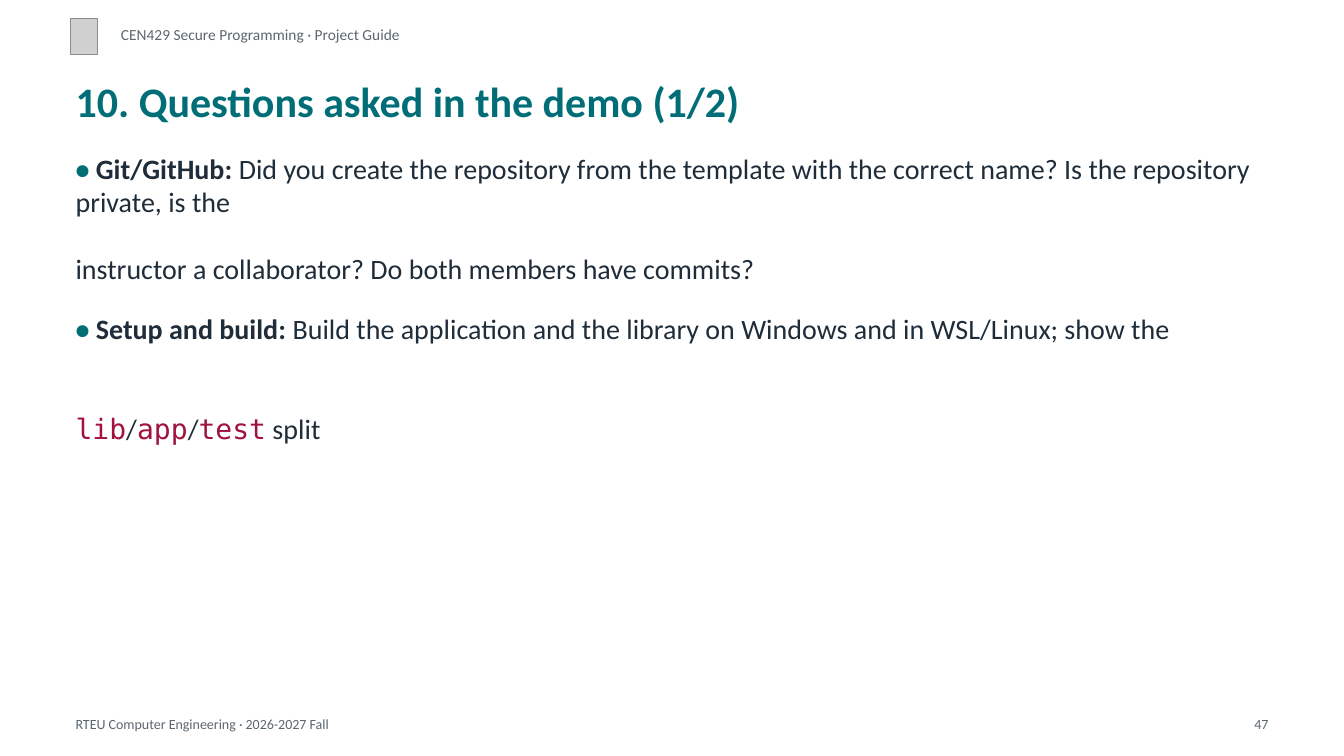
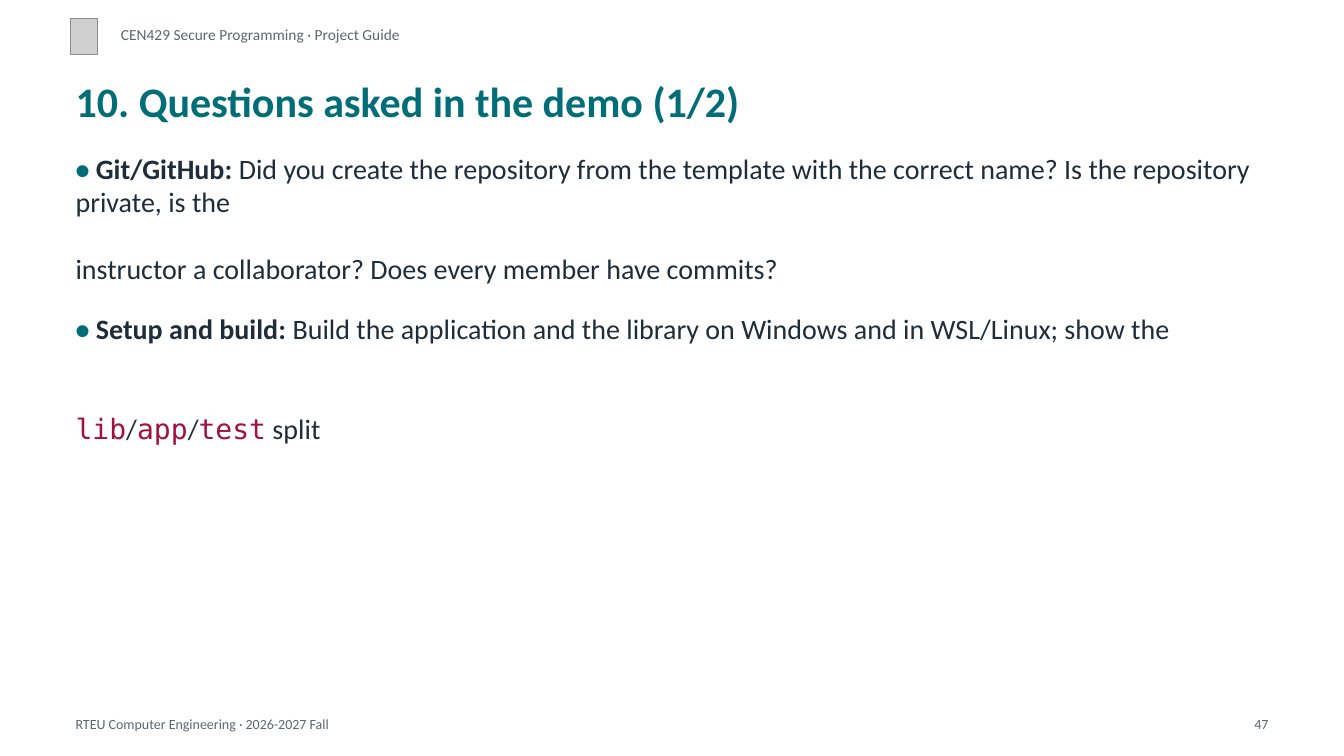
Before and after one commit to ucoruh/cen429-secure-programming, a slide deck: slide 47 of docs/project-guide/cen429-proje-rehberi-sunum.en.pptx. Drawn at 1344x756 pixels with LibreOffice and Linux fonts; fonts in the diff are those of the drawing; grey boxes stand for pictures. Boxes give left, top, right and bottom in pixels: in the first picture for what was removed or moved away, otherwise in the second. Text is boxed around its words. In the diff, an @@ line names an element or a change of style, - is before the commit and + after.

```diff
--- a/docs/project-guide/cen429-proje-rehberi-sunum.en.pptx
+++ b/docs/project-guide/cen429-proje-rehberi-sunum.en.pptx
@@ text at <box>76,259,778,284</box>: text changed @@
-instructor a collaborator? Do both members have commits?
+instructor a collaborator? Does every member have commits?
```
Also in this commit, not shown: 3 other slides changed, 13 other files.
